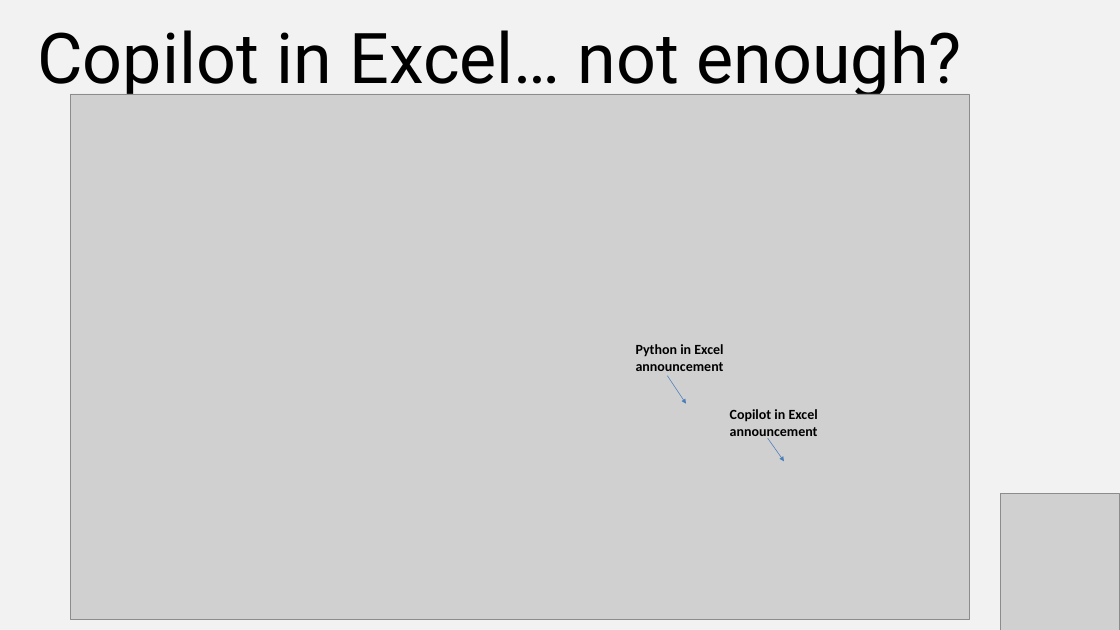
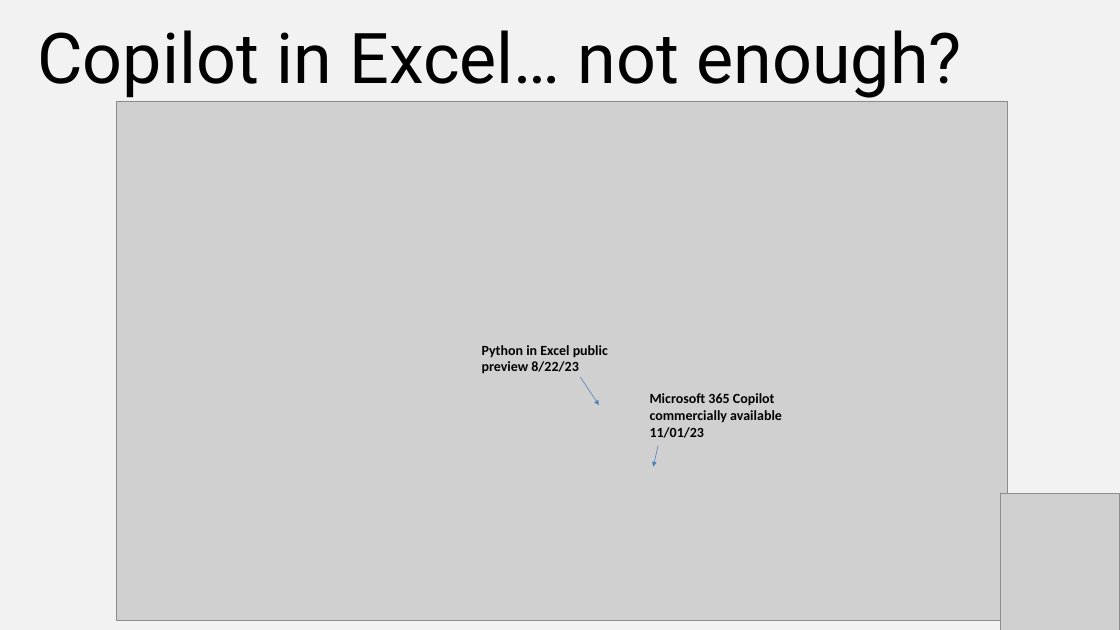
Before and after one commit to stringfestdata/python-excel-advanced-analysis-demos, a slide deck: slide 6 of advanced-analysis-first-steps.pptx. Drawn at 1120x630 pixels with LibreOffice and Linux fonts; fonts in the diff are those of the drawing; grey boxes stand for pictures. Boxes give left, top, right and bottom in pixels: in the first picture for what was removed or moved away, otherwise in the second. Text is boxed around its words. In the diff, an @@ line names an element or a change of style, - is before the commit and + after.

```diff
--- a/advanced-analysis-first-steps.pptx
+++ b/advanced-analysis-first-steps.pptx
@@ picture: place and size @@
-picture at <box>70,94,969,620</box>
+picture at <box>116,101,1008,620</box>
@@ text at <box>482,345,608,374</box>: text changed @@
-Python in Excel announcement
+Python in Excel public preview 8/22/23
@@ arrow moved from (668, 376) - (686, 404) to (580, 377) - (599, 405) @@
@@ text at <box>650,393,782,438</box>: text changed @@
-Copilot in Excel announcement
+Microsoft 365 Copilot commercially available 11/01/23
@@ arrow moved from (768, 438) - (784, 461) to (658, 446) - (654, 466) @@
```
Also in this commit, not shown: 2 other slides changed, 2 slides removed.
